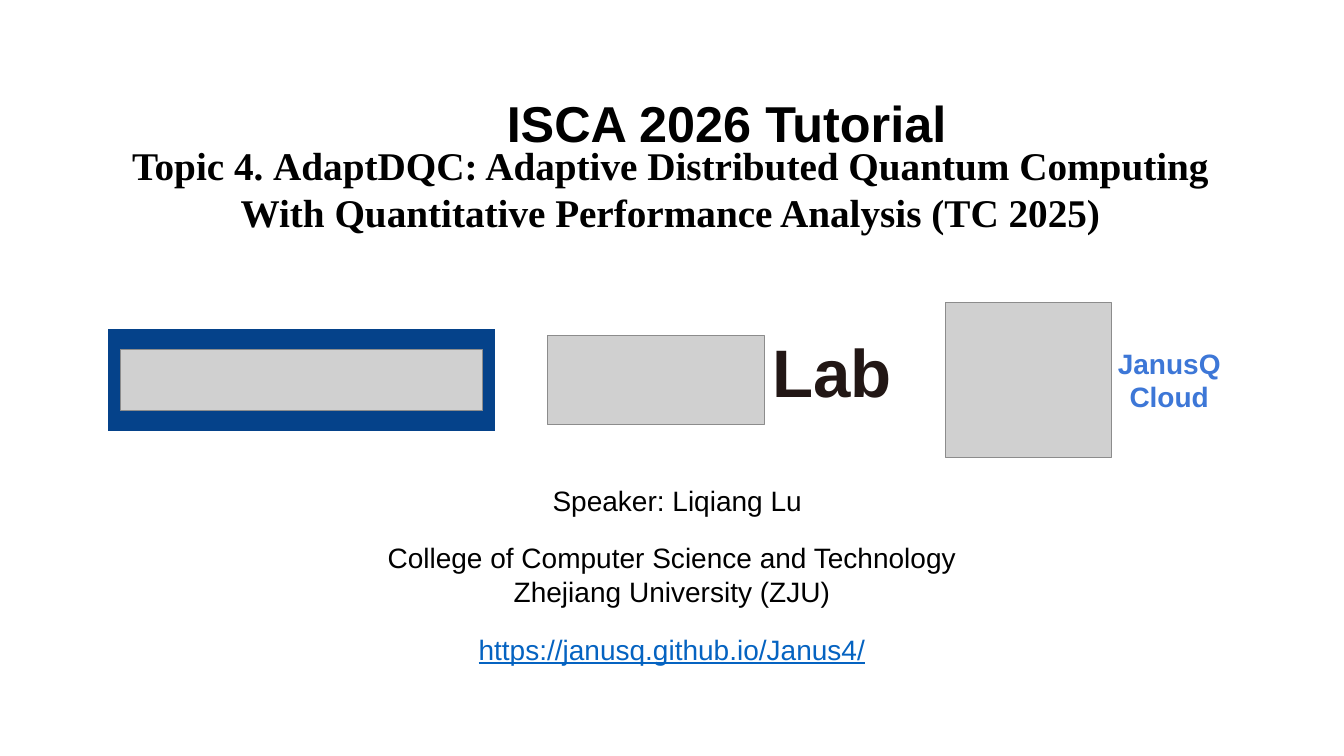
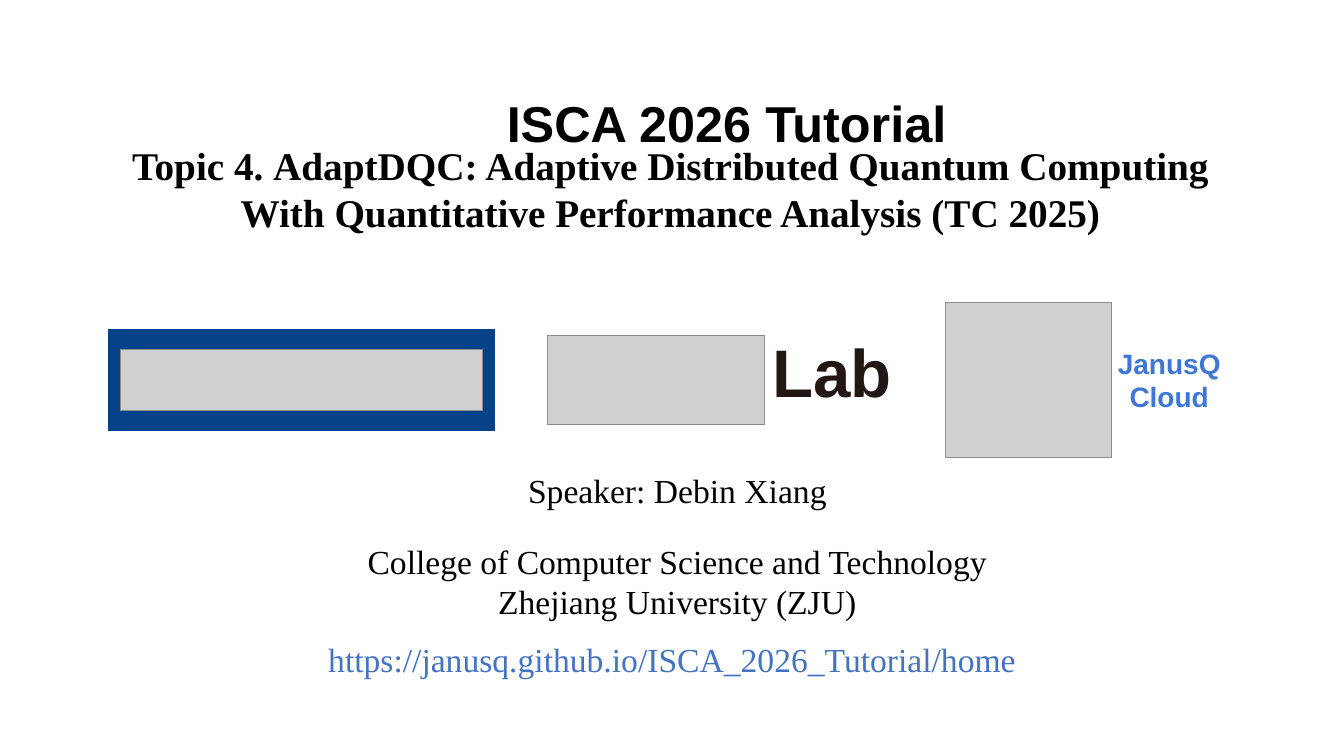
Before and after one commit to JanusQ/Janus4, a slide deck: slide 1 of 3-adaptDQC/pptx/AdaptDQC_tutorial.pptx. Drawn at 1344x756 pixels with LibreOffice and Linux fonts; fonts in the diff are those of the drawing; grey boxes stand for pictures. Boxes give left, top, right and bottom in pixels: in the first picture for what was removed or moved away, otherwise in the second. Text is boxed around its words. In the diff, an @@ line names an element or a change of style, - is before the commit and + after.

```diff
--- a/3-adaptDQC/pptx/AdaptDQC_tutorial.pptx
+++ b/3-adaptDQC/pptx/AdaptDQC_tutorial.pptx
@@ text at [528,479,826,510]: text changed; size 20 to 24 pt; font Arial to Times New Roman @@
-Speaker: Liqiang Lu
+Speaker: Debin Xiang
@@ text "College of Computer Science and ..." at [368,550,987,621]: size 20 to 24 pt, font Arial to Times New Roman @@
@@ text at [328,648,1015,679]: text changed; size 20 to 24 pt; font Arial to Times New Roman; text colour #0563C1 to #4472C4 @@
-https://janusq.github.io/Janus4/
+https://janusq.github.io/ISCA_2026_Tutorial/home
```
Also in this commit, not shown: 1 other slide changed, 2 slides added, 5 other files.
